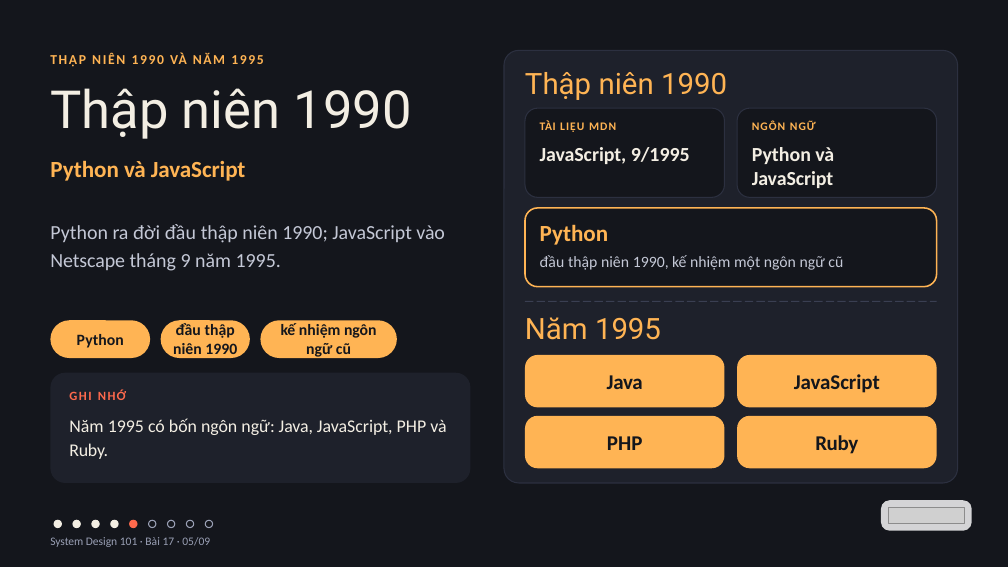
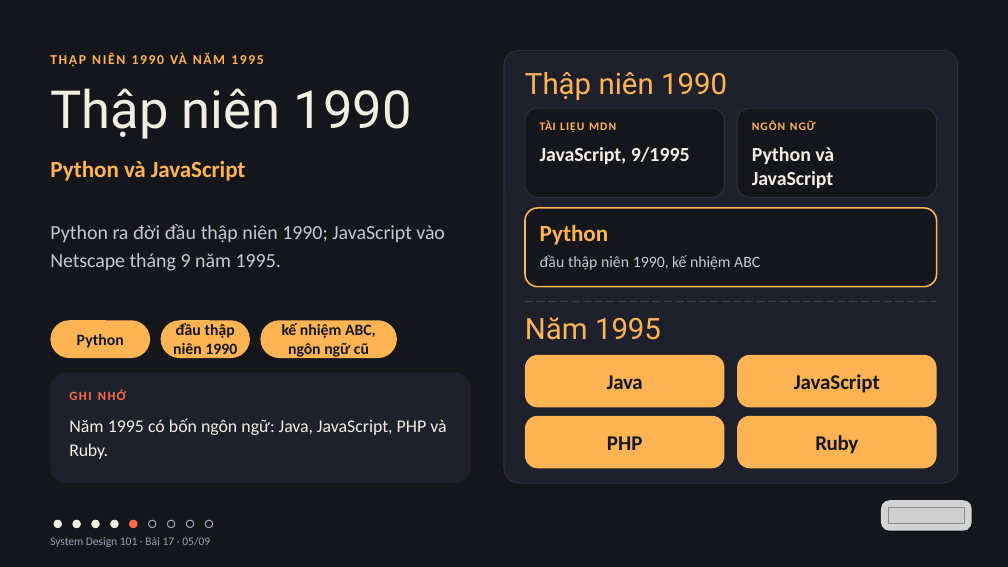
Before and after one commit to vohoailinh90/tool-marketing-studio, a slide deck: slide 5 of system-design-101/vi/lessons/sd-10-017/slides/sd-10-017.pptx. Drawn at 1008x567 pixels with LibreOffice and Linux fonts; fonts in the diff are those of the drawing; grey boxes stand for pictures. Boxes give left, top, right and bottom in pixels: in the first picture for what was removed or moved away, otherwise in the second. Text is boxed around its words. In the diff, an @@ line names an element or a change of style, - is before the commit and + after.

```diff
--- a/system-design-101/vi/lessons/sd-10-017/slides/sd-10-017.pptx
+++ b/system-design-101/vi/lessons/sd-10-017/slides/sd-10-017.pptx
@@ text at (540, 255, 760, 270): text changed @@
-đầu thập niên 1990, kế nhiệm một ngôn ngữ cũ
+đầu thập niên 1990, kế nhiệm ABC
@@ text in rounded rectangle at (282, 323, 376, 359): text changed @@
-kế nhiệm ngôn ngữ cũ
+kế nhiệm ABC, ngôn ngữ cũ
```
Also in this commit, not shown: 1 other slide changed, 3 other files.
